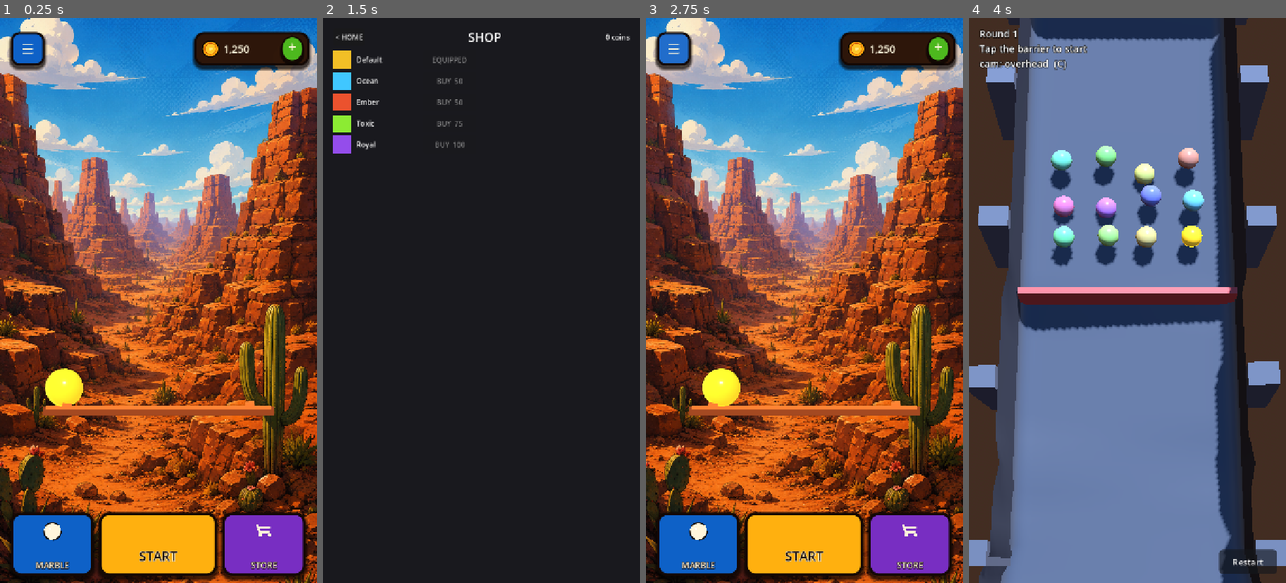
Above: before the commit, frames 1-4 (left to right).
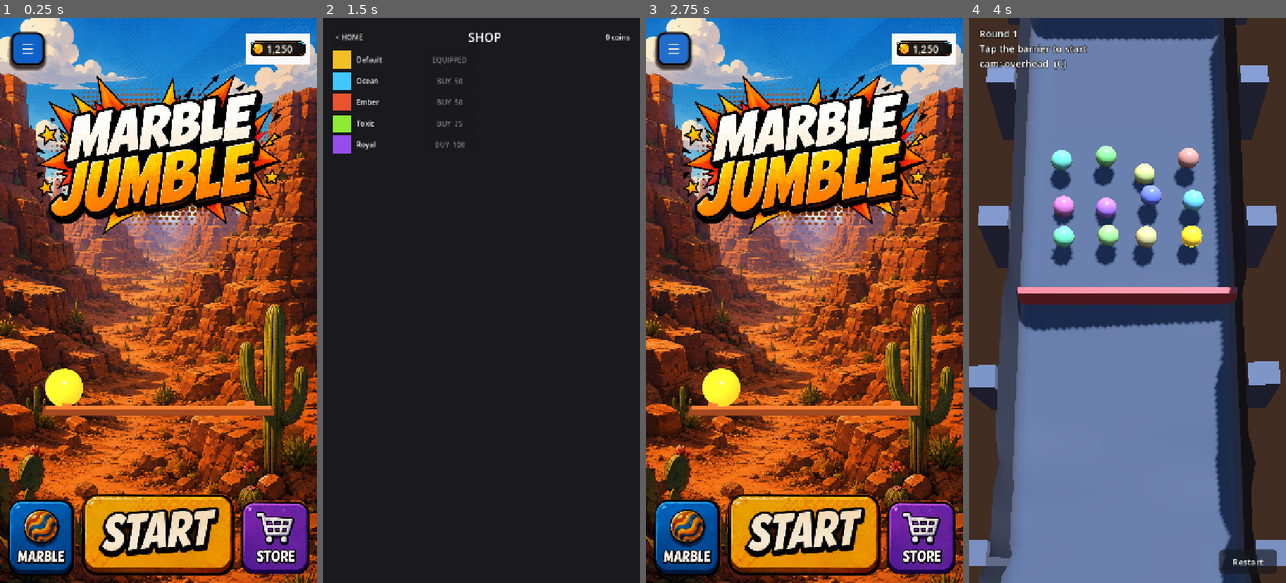
Above: after the commit, the same moments.

Repository: Arjan-N/marble-jumble
Game: Godot game, scene res://scenes/home.tscn
Same seed, same stepped clock (60 frames per second), same inputs: the game is played once before the commit and once after it.
Inputs (mouse positions are in pixels of both pictures, inside the frame that each line leads up to; where the layout moved, square brackets give the same spot in the first picture):
- Up to frame 1 (0.25 s): no input
- Up to frame 2 (1.5 s): click (376, 543) at 0.5 s, where only the run before the commit has a clickable "MARBLE"; click (586, 543) at 1.25 s, where only the run before the commit has a clickable "STORE"
- Up to frame 3 (2.75 s): click "< HOME" at 2 s
- Up to frame 4 (4 s): click (1127, 532) [1127, 543] at 2.75 s; click "Restart" at 3.5 s

The runs differ from the first frame. In frame 1, 30% of the frame differs, in the area x 2-99%, y 2-100%; in frame 2, nothing differs; in frame 3, 30%; in frame 4, nothing differs.

Commit message:
Replace procedural home screen UI with supplied artwork
Swap the code-drawn top bar, logo, and bottom nav for the real MARBLE/
START/STORE button art, the MARBLE JUMBLE logo image, and the coin
indicator artwork (amount stays a dynamic Label layered on top).
Layout retuned against docs/ui-reference/home.png. Background
implementation and gameplay logic untouched. Verified visually via a
windowed run.

Diff:
--- a/scripts/ui/home_screen.gd
+++ b/scripts/ui/home_screen.gd
@@ -3,15 +3,16 @@
 
 const RACE_SCENE := "res://scenes/main.tscn"
 const SHOP_SCENE := "res://scenes/shop.tscn"
-const LOGO_TEXTURE := preload("res://assets/ui/home_logo.svg")
+const LOGO_TEXTURE := preload("res://assets/ui/marble_jumble_logo.png")
+const COIN_INDICATOR_TEXTURE := preload("res://assets/ui/coins_indicator.png")
+const MARBLE_BUTTON_TEXTURE := preload("res://assets/ui/buttons/marble_button.png")
+const START_BUTTON_TEXTURE := preload("res://assets/ui/buttons/start_button.png")
+const STORE_BUTTON_TEXTURE := preload("res://assets/ui/buttons/store_button.png")
 const ICON_SCRIPT := preload("res://scripts/ui/home_icon.gd")
 
 const CREAM := Color(1.0, 0.965, 0.86)
 const INK := Color(0.075, 0.032, 0.018)
-const YELLOW := Color(1.0, 0.69, 0.06)
 const BLUE := Color(0.055, 0.38, 0.78)
-const PURPLE := Color(0.47, 0.18, 0.76)
-const GREEN := Color(0.30, 0.72, 0.12)
 const TOAST_SECONDS := 1.6
 
 var _backdrop: HomeBackdrop
@@ -59,56 +60,41 @@
 	menu.mouse_filter = Control.MOUSE_FILTER_STOP
 	add_child(menu)
 
-	var currency := PanelContainer.new()
+	var currency := TextureRect.new()
+	currency.texture = COIN_INDICATOR_TEXTURE
 	currency.anchor_left = 1.0
 	currency.anchor_right = 1.0
 	currency.anchor_top = 0.025
-	currency.offset_left = -278.0
-	currency.offset_right = -18.0
+	currency.offset_left = -161.0
+	currency.offset_right = -16.0
 	currency.offset_bottom = 76.0
-	currency.add_theme_stylebox_override("panel", _panel_style(Color(0.18, 0.085, 0.035, 0.97), 5, 20, 7))
+	currency.expand_mode = TextureRect.EXPAND_IGNORE_SIZE
+	currency.stretch_mode = TextureRect.STRETCH_KEEP_ASPECT_CENTERED
 	currency.mouse_filter = Control.MOUSE_FILTER_STOP
 	add_child(currency)
 
-	var row := HBoxContainer.new()
-	row.add_theme_constant_override("separation", 5)
-	row.add_theme_constant_override("margin_left", 8)
-	row.add_theme_constant_override("margin_right", 7)
-	currency.add_child(row)
-
-	var coin := _icon(ICON_SCRIPT.Kind.COIN, CREAM, 48.0)
-	coin.custom_minimum_size = Vector2(48, 48)
-	row.add_child(coin)
-
 	var amount := Label.new()
 	amount.text = "1,250"
-	amount.size_flags_horizontal = Control.SIZE_EXPAND_FILL
+	amount.anchor_left = 0.32
+	amount.anchor_right = 0.95
+	amount.anchor_top = 0.0
+	amount.anchor_bottom = 1.0
+	amount.horizontal_alignment = HORIZONTAL_ALIGNMENT_LEFT
 	amount.vertical_alignment = VERTICAL_ALIGNMENT_CENTER
 	amount.add_theme_font_size_override("font_size", 23)
 	amount.add_theme_color_override("font_color", CREAM)
 	amount.add_theme_color_override("font_outline_color", INK)
 	amount.add_theme_constant_override("outline_size", 3)
-	row.add_child(amount)
-
-	var plus := Button.new()
-	plus.custom_minimum_size = Vector2(52, 52)
-	plus.add_theme_stylebox_override("normal", _panel_style(GREEN, 4, 26, 3))
-	plus.add_theme_stylebox_override("hover", _panel_style(GREEN.lightened(0.08), 4, 26, 3))
-	plus.add_theme_stylebox_override("pressed", _panel_style(GREEN.darkened(0.12), 4, 26, 3))
-	plus.add_theme_stylebox_override("focus", _panel_style(GREEN, 4, 26, 3))
-	var plus_icon := _icon(ICON_SCRIPT.Kind.PLUS, CREAM, 34.0)
-	plus_icon.position = Vector2(9, 9)
-	plus.add_child(plus_icon)
-	plus.pressed.connect(func() -> void: _show_toast("Shop coming soon"))
-	row.add_child(plus)
+	amount.mouse_filter = Control.MOUSE_FILTER_IGNORE
+	currency.add_child(amount)
 
 func _build_logo() -> void:
 	var logo := TextureRect.new()
 	logo.texture = LOGO_TEXTURE
 	logo.anchor_left = 0.07
 	logo.anchor_right = 0.93
-	logo.anchor_top = 0.105
-	logo.anchor_bottom = 0.315
+	logo.anchor_top = 0.09
+	logo.anchor_bottom = 0.40
 	logo.expand_mode = TextureRect.EXPAND_IGNORE_SIZE
 	logo.stretch_mode = TextureRect.STRETCH_KEEP_ASPECT_CENTERED
 	logo.mouse_filter = Control.MOUSE_FILTER_IGNORE
@@ -181,61 +167,39 @@
 	_toast_left = TOAST_SECONDS
 
 func _build_nav() -> void:
-	var row := HBoxContainer.new()
-	row.anchor_left = 0.035
-	row.anchor_right = 0.965
-	row.anchor_top = 1.0
-	row.anchor_bottom = 1.0
-	row.offset_top = -160.0
-	row.offset_bottom = -16.0
-	row.add_theme_constant_override("separation", 12)
-	row.mouse_filter = Control.MOUSE_FILTER_STOP
-	add_child(row)
-
-	var marble := _nav_button("MARBLE", func() -> void: _show_toast("Marble collection coming soon"), BLUE, false, ICON_SCRIPT.Kind.MARBLE)
-	marble.size_flags_stretch_ratio = 1.0
-	row.add_child(marble)
-
-	var start := _nav_button("START", _on_start_pressed, YELLOW, true, -1)
-	start.size_flags_stretch_ratio = 1.42
-	row.add_child(start)
-
-	var store := _nav_button("STORE", func() -> void: get_tree().change_scene_to_file(SHOP_SCENE), PURPLE, false, ICON_SCRIPT.Kind.CART)
-	store.size_flags_stretch_ratio = 1.0
-	row.add_child(store)
-
-func _nav_button(label: String, on_pressed: Callable, fill: Color, emphasised: bool, icon_kind: int) -> Button:
-	var button := Button.new()
-	button.text = ""
-	button.size_flags_horizontal = Control.SIZE_EXPAND_FILL
-	button.custom_minimum_size = Vector2(0, 126 if emphasised else 118)
-	button.add_theme_stylebox_override("normal", _panel_style(fill, 6, 22, 8))
-	button.add_theme_stylebox_override("hover", _panel_style(fill.lightened(0.08), 6, 22, 8))
-	button.add_theme_stylebox_override("pressed", _panel_style(fill.darkened(0.14), 6, 22, 4))
-	button.add_theme_stylebox_override("focus", _panel_style(fill, 6, 22, 8))
+	var marble := _nav_button(MARBLE_BUTTON_TEXTURE, func() -> void: _show_toast("Marble collection coming soon"))
+	marble.anchor_left = 0.0222
+	marble.anchor_right = 0.2403
+	marble.anchor_top = 1.0
+	marble.anchor_bottom = 1.0
+	marble.offset_top = -191.0
+	marble.offset_bottom = -16.0
+	add_child(marble)
+
+	var start := _nav_button(START_BUTTON_TEXTURE, _on_start_pressed)
+	start.anchor_left = 0.2570
+	start.anchor_right = 0.7431
+	start.anchor_top = 1.0
+	start.anchor_bottom = 1.0
+	start.offset_top = -203.0
+	start.offset_bottom = -16.0
+	add_child(start)
+
+	var store := _nav_button(STORE_BUTTON_TEXTURE, func() -> void: get_tree().change_scene_to_file(SHOP_SCENE))
+	store.anchor_left = 0.7598
+	store.anchor_right = 0.9778
+	store.anchor_top = 1.0
+	store.anchor_bottom = 1.0
+	store.offset_top = -191.0
+	store.offset_bottom = -16.0
+	add_child(store)
+
+func _nav_button(button_texture: Texture2D, on_pressed: Callable) -> TextureButton:
+	var button := TextureButton.new()
+	button.texture_normal = button_texture
+	button.ignore_texture_size = true
+	button.stretch_mode = TextureButton.STRETCH_KEEP_ASPECT_CENTERED
 	button.pressed.connect(on_pressed)
-
-	if icon_kind >= 0:
-		var icon := _icon(icon_kind, CREAM, 54.0 if not emphasised else 44.0)
-		icon.anchor_left = 0.5
-		icon.anchor_top = 0.08
-		icon.position = Vector2(-27, 4)
-		button.add_child(icon)
-
-	var text := Label.new()
-	text.text = label
-	text.anchor_left = 0.0
-	text.anchor_right = 1.0
-	text.anchor_top = 0.67 if not emphasised else 0.38
-	text.anchor_bottom = 1.0
-	text.horizontal_alignment = HORIZONTAL_ALIGNMENT_CENTER
-	text.vertical_alignment = VERTICAL_ALIGNMENT_CENTER
-	text.add_theme_font_size_override("font_size", 19 if not emphasised else 29)
-	text.add_theme_color_override("font_color", INK if emphasised else CREAM)
-	text.add_theme_color_override("font_outline_color", CREAM if emphasised else INK)
-	text.add_theme_constant_override("outline_size", 5)
-	text.mouse_filter = Control.MOUSE_FILTER_IGNORE
-	button.add_child(text)
 	return button
 
 func _icon(kind: int, fill: Color, side: float) -> HomeIcon:
Binary file added: assets/ui/coins_indicator.png
